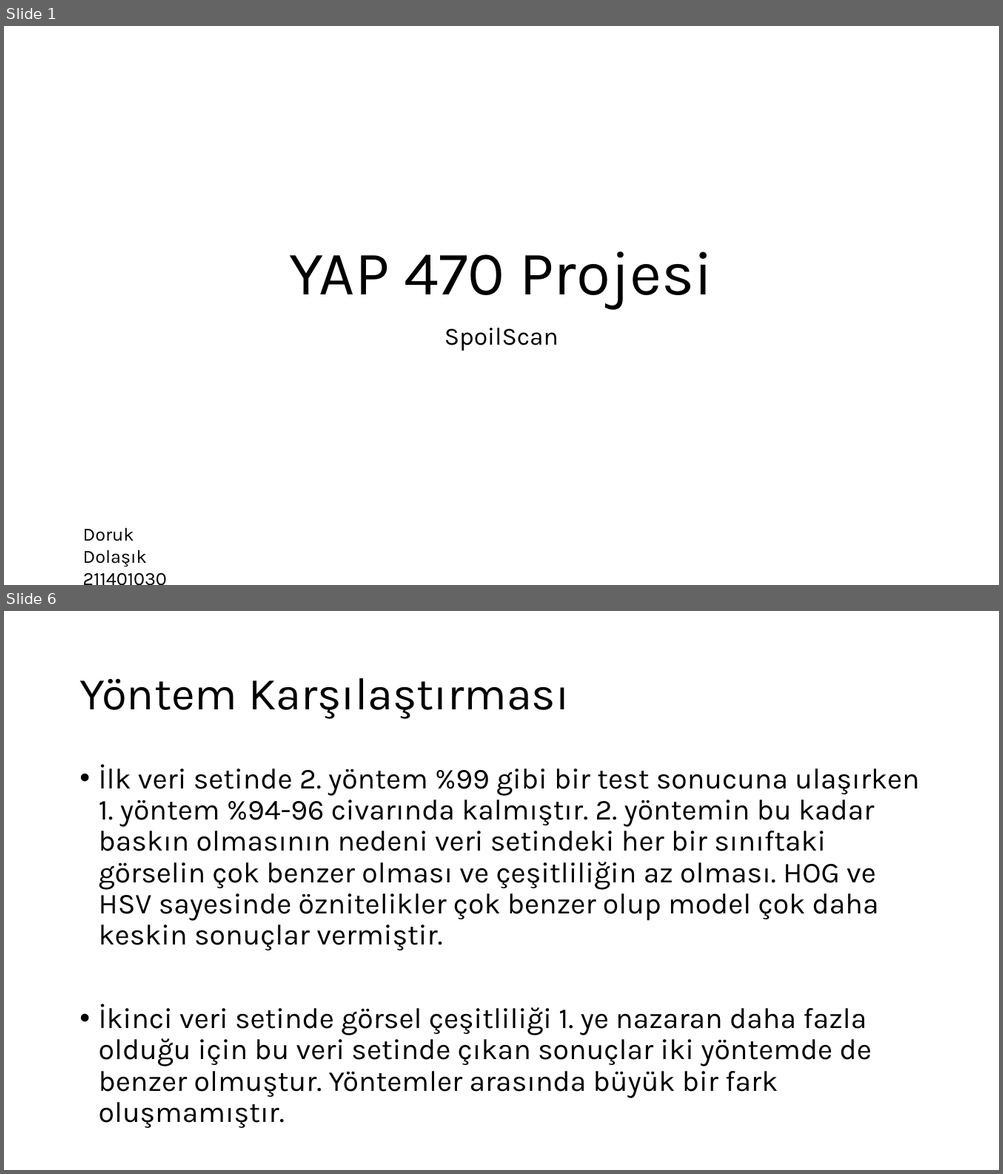
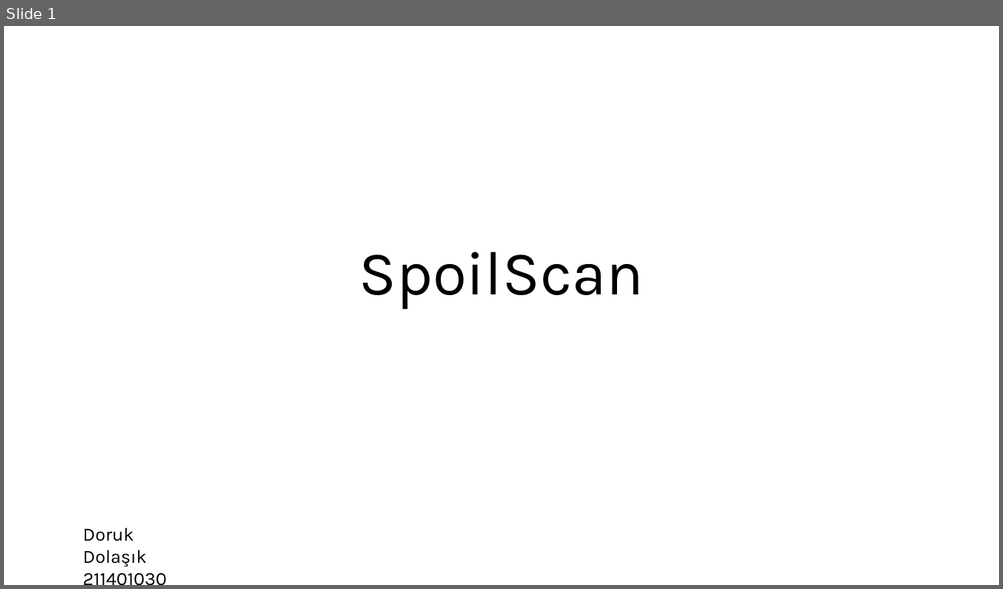
Before and after one commit to dorukdolas/SpoilScanFinal, a slide deck: Sunum.pptx. Shown one above the other, each under a label of ours: slides 1 and 6 before the commit, slide 1 after it; the slides between them are not shown. The pictures are 1003x1174 and 1003x589 pixels, drawn with LibreOffice and Linux fonts; fonts in the diff are those of the drawing. Boxes give left, top, right and bottom in pixels: in the first picture for what was removed or moved away, otherwise in the second. Text is boxed around its words. In the diff, an @@ line names an element or a change of style, - is before the commit and + after.

```diff
--- a/Sunum.pptx
+++ b/Sunum.pptx
@@ slide 6 removed at box(4, 611, 999, 1170), background #FFFFFF @@
@@ title removed at box(79, 678, 569, 719) @@
-Yöntem Karşılaştırması
@@ text removed at box(99, 764, 919, 1128) @@
-• İlk veri setinde 2. yöntem %99 gibi bir test sonucuna ulaşırken 1. yöntem %94-96 civarında kalmıştır. 2. yöntemin bu kadar baskın olmasının nedeni veri setindeki her bir sınıftaki görselin çok benzer olması ve çeşitliliğin az olması. HOG ve HSV sayesinde öznitelikler çok benzer olup model çok daha keskin sonuçlar vermiştir.
-• İkinci veri setinde görsel çeşitliliği 1. ye nazaran daha fazla olduğu için bu veri setinde çıkan sonuçlar iki yöntemde de benzer olmuştur. Yöntemler arasında büyük bir fark oluşmamıştır.
@@ slide 1 changed as well @@
@@ title at box(358, 252, 643, 309): text changed @@
-YAP 470 Projesi
+SpoilScan
@@ subtitle removed at box(444, 328, 558, 351) @@
-SpoilScan
```
Also in this commit, not shown: 6 slides added, 4 other slides removed, 3 other files.
